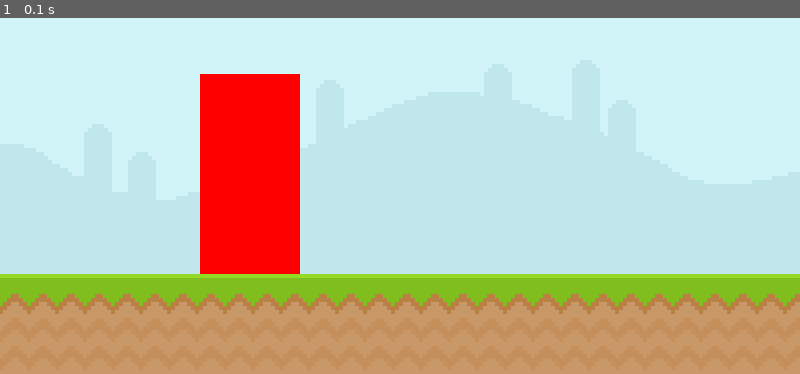
Above: before the commit, frame 1.
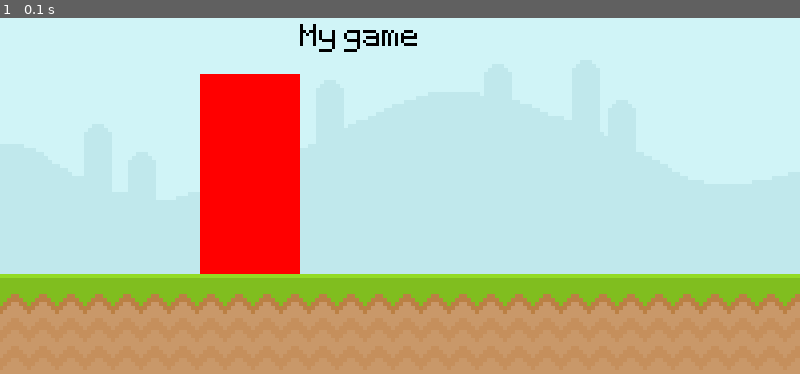
Above: after the commit, the same moment.

Repository: bstew794/PyGame_Tutorial
Game: pygame game, started from Runner.py
Two runs of this game, one before a commit and one after it. Both use one fixed random seed, a clock stepped at 60 frames per second and the inputs below.
Inputs:
- Up to frame 1 (0.1 s): no input

The runs differ from the first frame. In frame 1, 0.3% of the frame differs, in the area x 37-53%, y 1-10%.

Commit message:
Added a custom font and added a title surface

Diff:
--- a/Runner.py
+++ b/Runner.py
@@ -6,16 +6,20 @@
 # initialize the pygame system to allow me to run and display the game
 pygame.init()
 
-# define some variables that will be used in the rest of the code including images, the clock, and surfaces
+# define some variables that will be used in the rest of the code including the screen, clock, and fonts
 screen = pygame.display.set_mode((800, 400))
 clock = pygame.time.Clock()
+test_font = pygame.font.Font('Font/PixelType.ttf', 50)
+
+#define some surfaces including the environment, actors, and text
 sky_surf = pygame.image.load('Graphics/Enviroment/Sky.png')
 grnd_surf = pygame.image.load('Graphics/Enviroment/Ground.png')
-test_surface = pygame.Surface((100, 200))
+test_surf = pygame.Surface((100, 200))
+text_surf = test_font.render('My game', False, 'Black')
 
 # display an opening screen and change the fill of the test surface to red
 pygame.display.set_caption('Runner')
-test_surface.fill('Red')
+test_surf.fill('Red')
 
 # main game loop
 while True:
@@ -32,8 +36,11 @@
     # display the ground surface on the screen surface
     screen.blit(grnd_surf, (0, 300))
 
-    # display the test surface on the skybox surface
-    sky_surf.blit(test_surface, (200, 100))
+    # display the text surface on the screen surface
+    screen.blit(text_surf, (300, 50))
+
+    # display the test surface on the screen surface
+    screen.blit(test_surf, (200, 100))
 
     # update the visual aspects of the game for each loop
     pygame.display.update()
Binary file added: Font/PixelType.ttf
